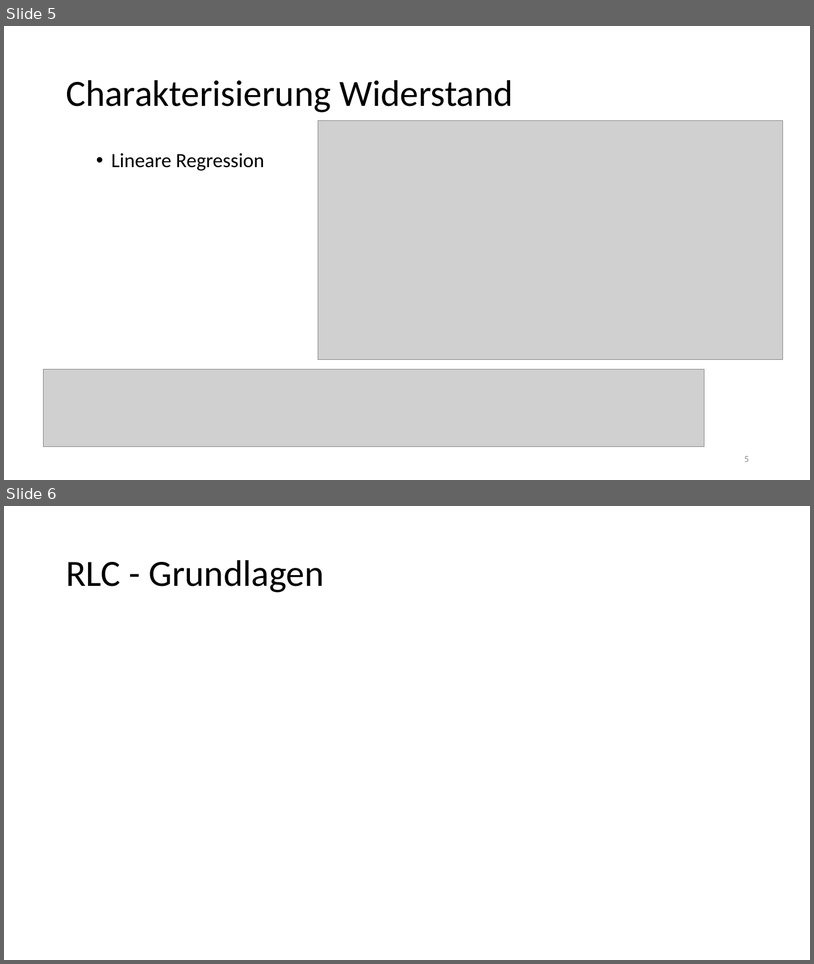
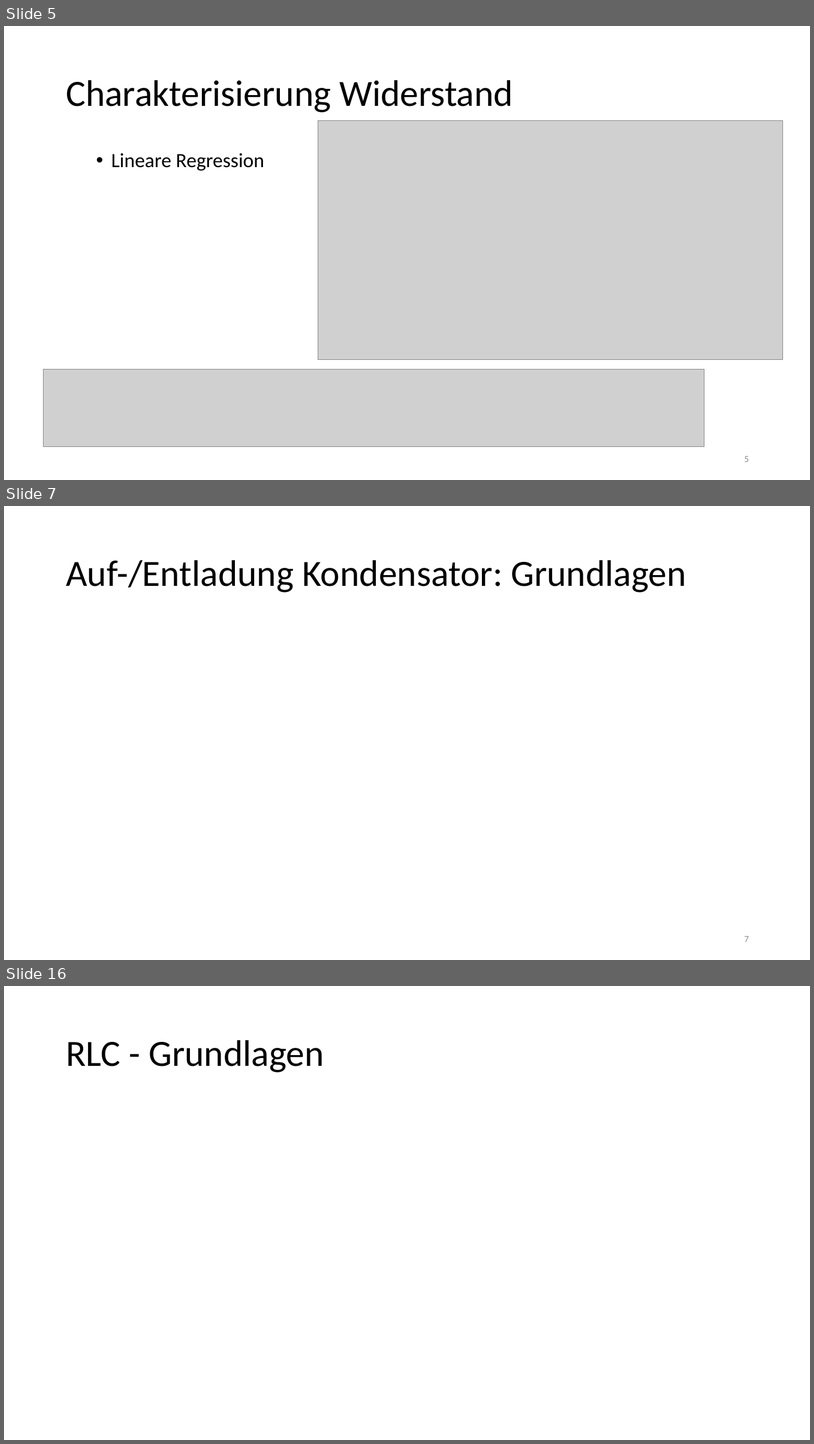
Before and after one commit to thewhitecat/grundpraktikum1, a slide deck: Elektronik/Elektronik.pptx. Shown one above the other, each under a label of ours: slides 5 and 6 before the commit, slides 5, 7 and 16 after it; the slides between them are not shown. The pictures are 814x964 and 814x1444 pixels, drawn with LibreOffice and Linux fonts; fonts in the diff are those of the drawing; grey boxes stand for pictures. Boxes give left, top, right and bottom in pixels: in the first picture for what was removed or moved away, otherwise in the second. Text is boxed around its words. In the diff, an @@ line names an element or a change of style, - is before the commit and + after.

```diff
--- a/Elektronik/Elektronik.pptx
+++ b/Elektronik/Elektronik.pptx
@@ slide 7 added at [4,506,810,960], background #FFFFFF @@
@@ title added at [66,560,686,592], 44 pt, text #000000 @@
+Auf-/Entladung Kondensator: Grundlagen
@@ page number added at [744,936,749,942], 11 pt, text #8C8C8C @@
+7
@@ what was slide 6 is now slide 16 @@
```
Also in this commit, not shown: 2 slides changed, 14 other slides added.
